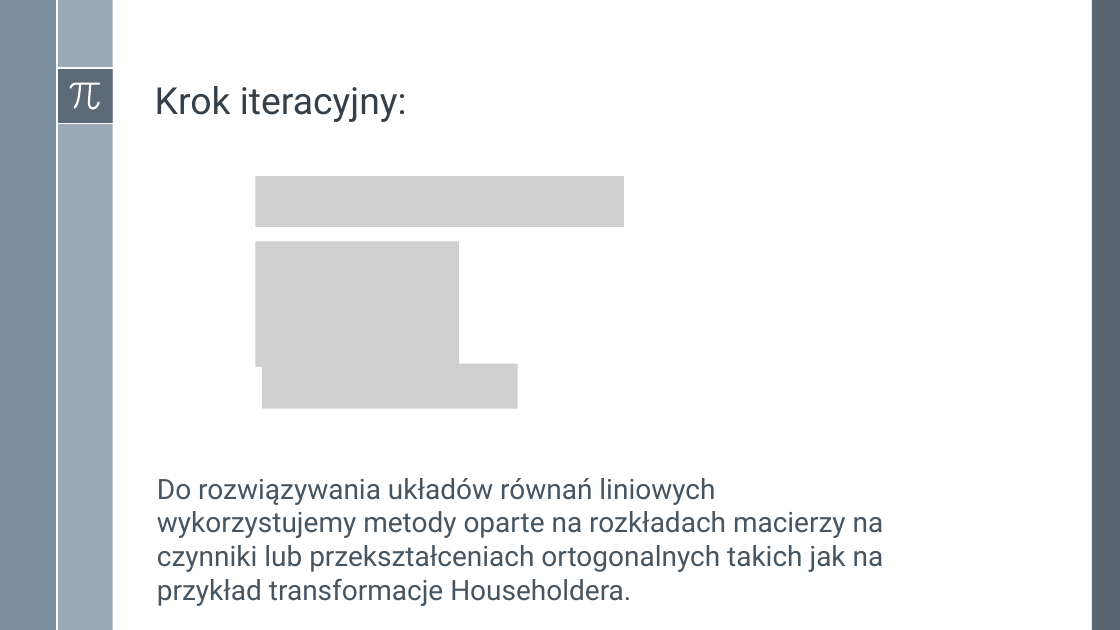
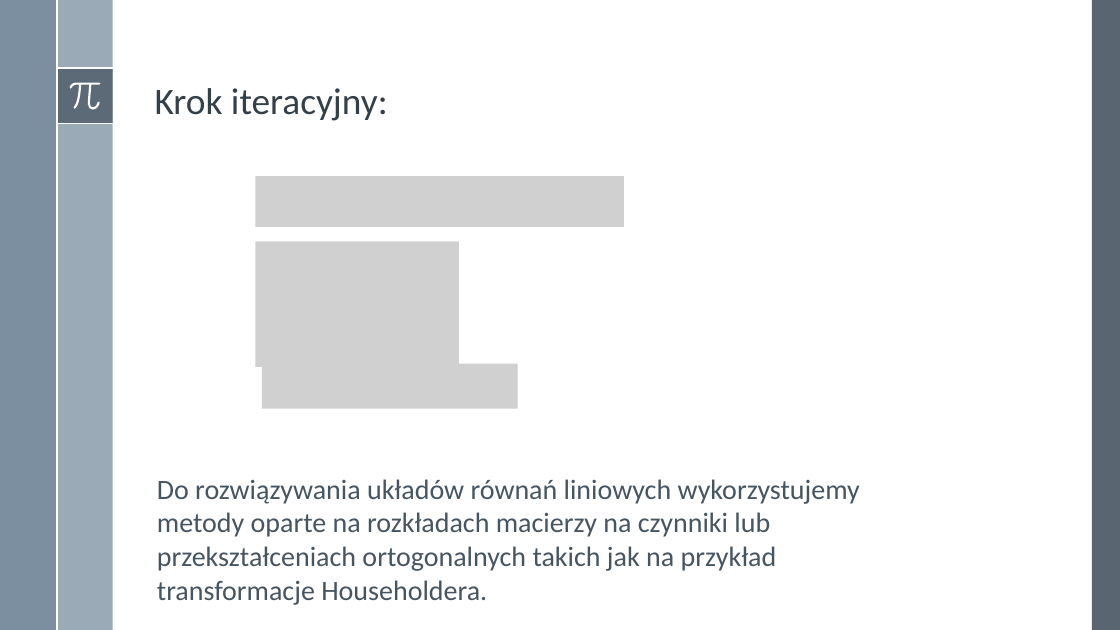
Before and after one commit to adamgracikowski/Numerical-Methods, a slide deck: slide 11 of Project2/Presentation/P2Z20_AGR.pptx. Drawn at 1120x630 pixels with LibreOffice and Linux fonts; fonts in the diff are those of the drawing; grey boxes stand for pictures. Boxes give left, top, right and bottom in pixels: in the first picture for what was removed or moved away, otherwise in the second. Text is boxed around its words. In the diff, an @@ line names an element or a change of style, - is before the commit and + after.

Commit message:
fix font in presentation in project2

```diff
--- a/Project2/Presentation/P2Z20_AGR.pptx
+++ b/Project2/Presentation/P2Z20_AGR.pptx
@@ title "Krok iteracyjny:" at (155, 88, 388, 121): font Roboto to Calibri @@
@@ text "Do rozwiązywania układów równań liniowych ..." at (157, 479, 860, 605): font Roboto to Calibri @@
```
Also in this commit, not shown: 20 other slides changed.
